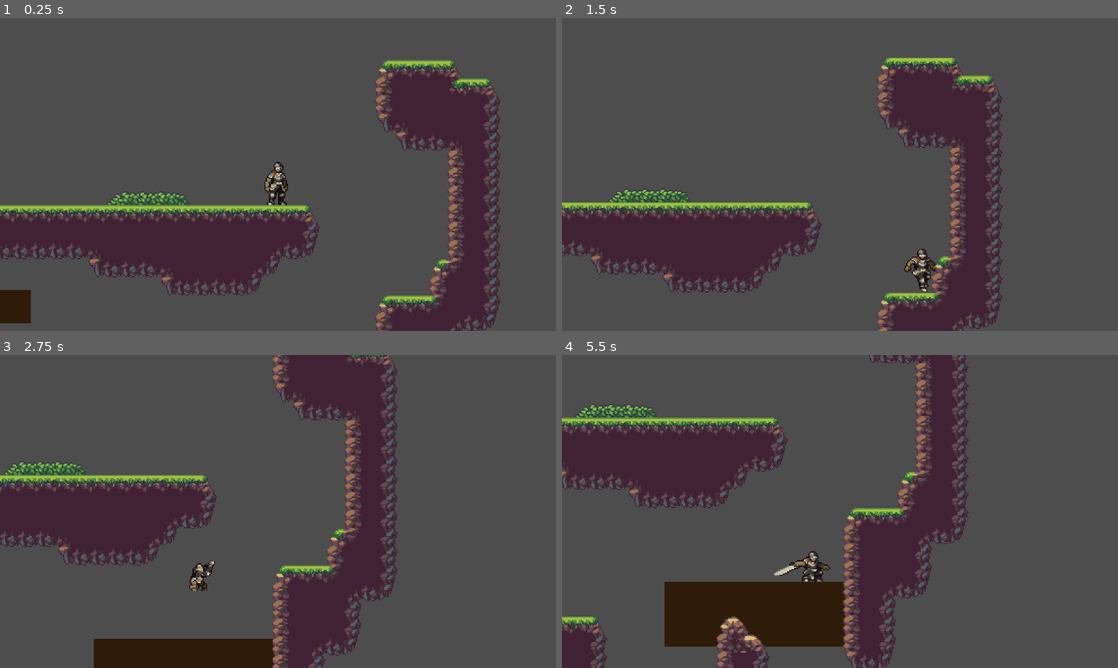
Above: before the commit, frames 1-4 (two rows, left to right).
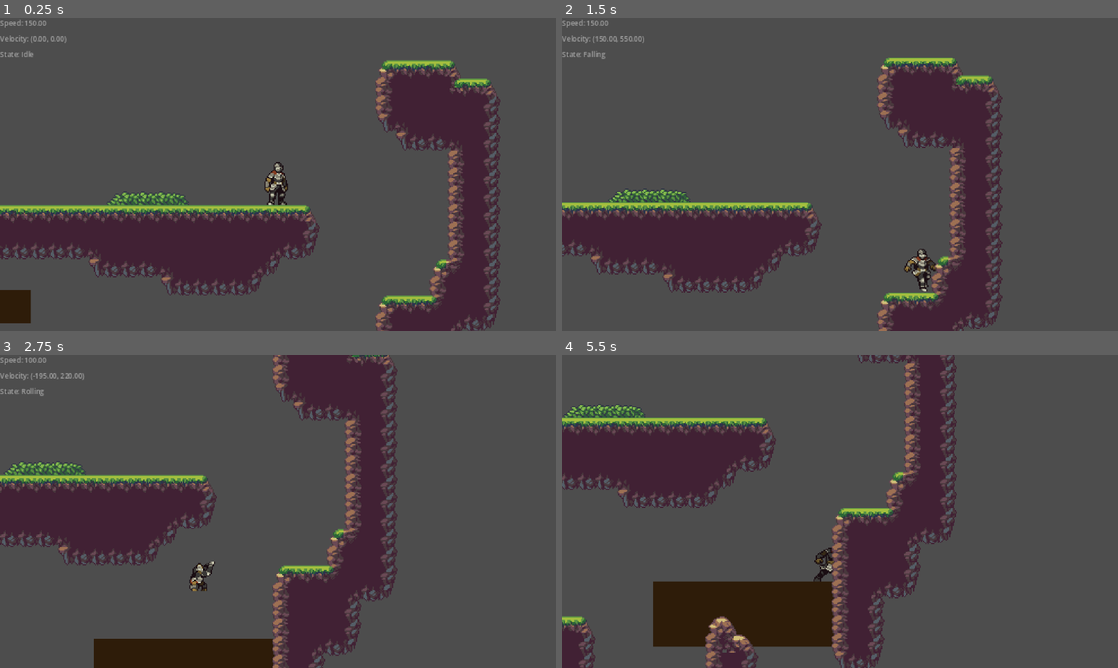
Above: after the commit, the same moments.

Repository: SaydRomey/BrunchPolice
Game: Godot game, scene res://scenes/world.tscn
Two runs of this game, one before a commit and one after it. Both use one fixed random seed, a clock stepped at 60 frames per second and the inputs below.
Inputs:
- Up to frame 1 (0.25 s): no input
- Up to frame 2 (1.5 s): hold 1 (attack) 0.53-1.28 s; hold D (move_right) from 0.53 s (still down); tap Space (jump) at 0.77, 1.07 s; tap S (crouch) at 0.8, 1.35 s
- Up to frame 3 (2.75 s): tap Space (jump) at 1.52, 1.82 s; tap Alt (dash) at 1.55, 2.1 s; release D (move_right) at 2.03 s; hold A (move_left) from 2.03 s (still down); hold Ctrl (roll) from 2.03 s (still down)
- Up to frame 4 (5.5 s): release A (move_left) at 2.78 s; release Ctrl (roll) at 2.78 s; hold D (move_right) 2.78-4.28 s; tap Ctrl (roll) at 2.85 s; tap Space (jump) at 3.02, 3.32, 3.77, 3.8, 4.07, 4.35, 4.52, 4.82 s; tap Shift (run) at 3.05 s; hold Shift (run) 3.53-4.28 s; tap F1 (toggle_debug, bound only after the commit) at 4.15 s; hold A (move_left) 4.28-5.03 s; tap 1 (attack) at 4.55 s; hold D (move_right) from 5.03 s (still down); hold 1 (attack) from 5.03 s (still down); tap S (crouch) at 5.3 s

The runs differ from the first frame. In frame 1, 0.2% of the frame differs, in the area x 0-12%, y 0-13%; in frame 2, 0.3%; in frame 3, 0.3%; in frame 4, 10%, in the area x 0-74%, y 0-100%.

Commit message:
added debug output on screen, fixed air crouching dash animation

Diff:
--- a/project.godot
+++ b/project.godot
@@ -70,6 +70,11 @@
 "events": [Object(InputEventKey,"resource_local_to_scene":false,"resource_name":"","device":-1,"window_id":0,"alt_press …(191 unchanged characters)…
 ]
 }
+toggle_debug={
+"deadzone": 0.2,
+"events": [Object(InputEventKey,"resource_local_to_scene":false,"resource_name":"","device":-1,"window_id":0,"alt_pressed":false,"shift_pressed":false,"ctrl_pressed":false,"meta_pressed":false,"pressed":false,"keycode":0,"physical_keycode":4194332,"key_label":0,"unicode":0,"location":0,"echo":false,"script":null)
+]
+}
 
 [rendering]
 
--- a/scenes/world.tscn
+++ b/scenes/world.tscn
@@ -28,3 +28,11 @@
 [node name="Box3" parent="." instance=ExtResource("3_phd6a")]
 position = Vector2(-312, -450)
 scale = Vector2(2.12823, 0.719222)
+
+[node name="CanvasLayer" type="CanvasLayer" parent="."]
+
+[node name="DebugLabel" type="Label" parent="CanvasLayer"]
+offset_right = 40.0
+offset_bottom = 23.0
+theme_override_colors/font_color = Color(1, 1, 1, 0.5)
+theme_override_font_sizes/font_size = 4
--- a/scripts/player.gd
+++ b/scripts/player.gd
@@ -4,16 +4,14 @@
 @export var gravity = 20
 @export var jump_force = -500
 @export var walk_speed = 150
-@export var run_speed = 250
+@export var run_speed = 200
 @export var crouch_walk_speed = 100
 @export var crouch_run_speed = 125
 @export var roll_speed_multiplier = 1.3
 @export var walk_roll_speed = 200
 @export var run_roll_speed = 350
-@export var dash_speed = 900.0
-@export var slide_speed = 500.0
-@export var dash_max_distance = 250.0
-@export var slide_max_distance = 200.0
+@export var dash_speed_multiplier = 3.5
+@export var dash_distance_multiplier = 1.2
 @export var dash_cooldown = 1.0
 @export var double_tap_time = 0.3
 
@@ -24,6 +22,7 @@
 @export var dash_curve : Curve
 
 # Node References
+@onready var debug_label: Label = $"../CanvasLayer/DebugLabel"
 @onready var ap = $AnimationPlayer
 @onready var sprite = $Sprite2D
 @onready var cshape = $CollisionShape2D
@@ -71,6 +70,9 @@
 	handle_attack()
 	handle_ground_state()
 	update_animations(Input.get_axis("move_left", "move_right"))
+	update_debug_label()
+	if Input.is_action_just_pressed("toggle_debug"):
+		toggle_debug_output()
 
 # Core Mechanics
 func handle_gravity():
@@ -111,8 +113,9 @@
 
 func handle_dash(delta):
 	var direction = Input.get_axis("move_left", "move_right")
-	var speed = dash_speed if !is_crouching else slide_speed
-	var max_distance = dash_max_distance if !is_crouching else slide_max_distance
+	var base_speed = get_current_speed()
+	var speed = base_speed * dash_speed_multiplier
+	var max_distance = base_speed * dash_distance_multiplier
 
 	if Input.is_action_just_pressed("dash") && direction && !is_dashing && dash_timer <= 0:
 		is_dashing = true
@@ -171,8 +174,7 @@
 
 	is_rolling = true
 	roll_direction = direction
-	tell("Rolling ")
-	tell("left" if direction == -1 else "right")
+	tell("Rolling left" if direction == -1 else "Rolling right")
 
 	#current_roll_speed = run_roll_speed if is_running else walk_roll_speed
 	current_roll_speed = get_current_speed() * roll_speed_multiplier
@@ -184,6 +186,7 @@
 
 func crouch():
 	if is_crouching: return
+	tell("Crouching")
 	is_crouching = true
 	cshape.shape = crouching_cshape
 	cshape.position.y = 0
@@ -191,8 +194,10 @@
 func stand():
 	if !is_crouching: return
 	if !above_head_is_empty():
+		tell("Can't stand: object above")
 		stuck_under_object = true
 		return
+	tell("Standing up")
 	is_crouching = false
 	cshape.shape = standing_cshape
 	cshape.position.y = -5
@@ -221,11 +226,10 @@
 	if is_rolling:
 		ap.play("roll")
 	elif is_dashing:
-		if is_crouching:
+		if is_crouching && is_on_floor():
 			ap.play("slide" if is_crouching else "dash")
 	elif is_attacking:
-		if is_crouching:
-			ap.play("crouch_attack" if is_crouching else "attack")
+		ap.play("crouch_attack" if is_crouching else "attack")
 	elif is_on_floor():
 		if direction == 0:
 			ap.play("crouch" if is_crouching else "idle")
@@ -269,11 +273,47 @@
 func above_head_is_empty() -> bool:
 	return !crouch_raycast1.is_colliding() && !crouch_raycast2.is_colliding()
 
-# Optionnal Functions
+# Debug Output functions
+func toggle_debug_output():
+	print_output = !print_output
+	debug_label.visible = print_output
+
+func update_debug_label():
+	var lines := []
+
+	# Base info
+	lines.append("Speed: %.2f" % get_current_speed())
+	lines.append("Velocity: (%.2f, %.2f)" % [velocity.x, velocity.y])
+
+	# Determine movement state
+	var state := ""
+
+	if is_rolling:
+		state = "Rolling"
+	elif is_dashing:
+		state = "Dashing"
+	elif !is_on_floor():
+		state = "Jumping" if velocity.y < 0 else "Falling"
+	elif is_crouching:
+		if abs(velocity.x) > 0.1:
+			state = "Crouch Running" if is_running else "Crouch Walking"
+		else:
+			state = "Crouching"
+	else:
+		if abs(velocity.x) > 0.1:
+			state = "Running" if is_running else "Walking"
+		else:
+			state = "Idle"
+
+	lines.append("State: %s" % state)
+
+	debug_label.text = "\n".join(lines)
+
 func tell(message: String) -> void:
 	if print_output:
 		print(message)
 
+# Optionnal Functions
 func check_double_tap_roll():
 	var current_time = Time.get_ticks_msec() / 1000.0
 
